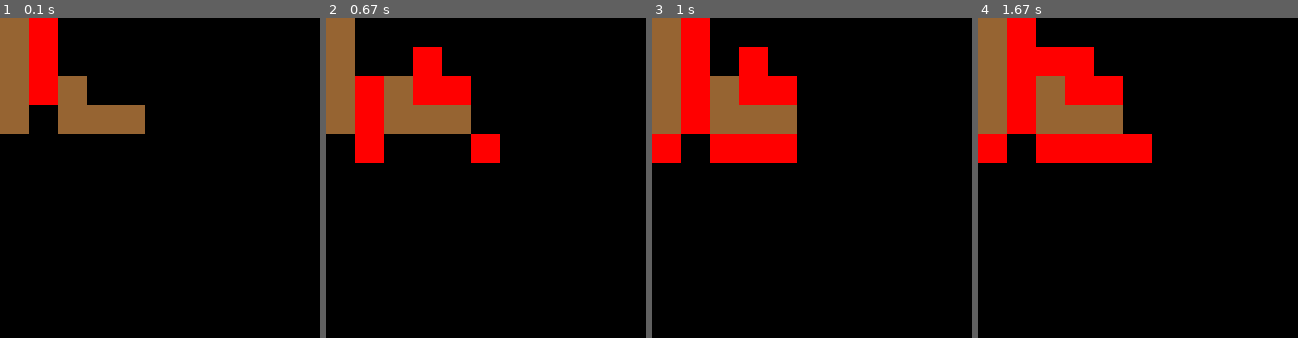
Above: before the commit, frames 1-4 (left to right).
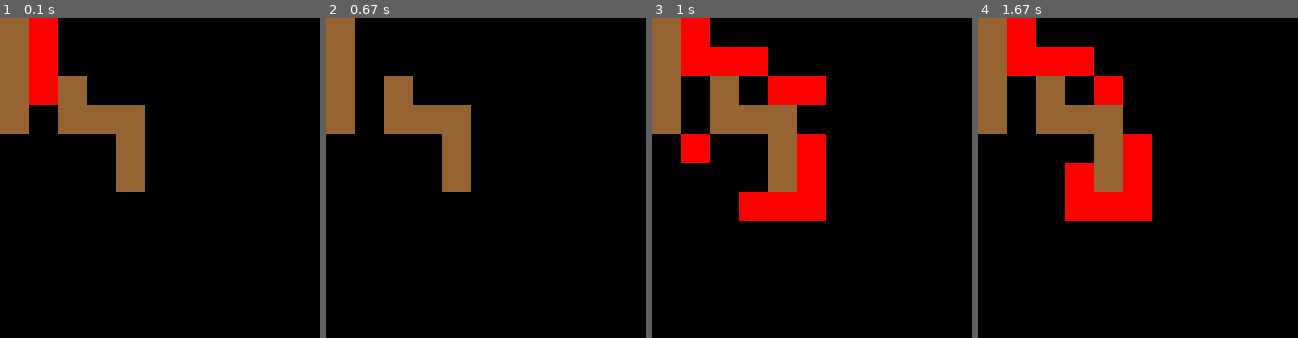
Above: after the commit, the same moments.

Repository: MohFakih/ignitus.ai
Game: pygame game, started from testSimulation.py
Two runs of this game, one before a commit and one after it. Both use one fixed random seed, a clock stepped at 60 frames per second and the inputs below.
Inputs:
- Up to frame 1 (0.1 s): no input
- Up to frame 2 (0.67 s): hold R from 0.33 s (still down)
- Up to frame 3 (1 s): release R at 0.8 s; tap R at 0.83 s
- Up to frame 4 (1.67 s): tap R at 1.17 s

The runs differ from the first frame. In frame 1, 1.6% of the frame differs, in the area x 36-46%, y 36-55%; in frame 2, 7.4%; in frame 3, 13%, in the area x 0-55%, y 9-64%; in frame 4, 11%.

Commit message:
OOP-ified the project. Wood destruction added

Diff:
--- a/Basic2DSim.py
+++ b/Basic2DSim.py
@@ -1,4 +1,33 @@
 import numpy as np
+import pygame
+
+
+TYPE_TO_CHAR = {}
+TYPE_TO_CHAR['air']  =' '
+TYPE_TO_CHAR['fire'] ='X'
+TYPE_TO_CHAR['block']='#'
+TYPE_TO_CHAR['wood'] ='W'
+
+
+BLACK = (0, 0, 0)
+RED   = (255, 0, 0)
+BROWN = (150, 100, 50)
+
+
+
+class CellFactory:
+    def __init__(self, parent_world, parent_grid):
+        self.parent_world = parent_world
+        self.parent_grid = parent_grid
+
+    def createCell(self, coords, block_type):
+        if block_type == 'air':
+            return Cell_AIR(coords, self.parent_world, self.parent_grid)
+        elif block_type == 'fire':
+            return Cell_FIRE(coords, self.parent_world, self.parent_grid)
+        elif block_type == 'wood':
+            return Cell_WOOD(coords, self.parent_world, self.parent_grid)
+
 
 
 class World:
@@ -23,7 +52,8 @@
         for line in s_list:
             x, y, block_type = line.split()
             x, y = int(x), int(y)
-            self.grid[x][y] = Cell((x, y), self, self.grid, block_type=block_type)
+            cellFactory = CellFactory(self, self.grid)
+            self.grid[x][y] = cellFactory.createCell((x, y), block_type)
 
     def load_grid_from_string(self, s):
         self.load_grid_from_string_list(s.splitlines())
@@ -40,7 +70,7 @@
             newGrid[i] = [None] * self.W
         return newGrid
 
-    def init_grid(self, default_type='air'):
+    def init_grid(self, block_type='air'):
         """
             Initialize the grid and fill it with default block types
         """
@@ -48,7 +78,8 @@
 
         for x in range(self.H):
             for y in range(self.W):
-                self.grid[x][y] = Cell((x, y), self, self.grid, default_type)
+                cellFactory = CellFactory(self, self.grid)
+                self.grid[x][y] = cellFactory.createCell((x, y), block_type)
 
     def list_cells(self):
         L = []
@@ -72,48 +103,21 @@
         for old_cell in self.list_cells():
             x = old_cell.x
             y = old_cell.y
-
-            countVicinitylames = 0
-            for vicinity_cell in old_cell.list_vicinity_cells():
-                if vicinity_cell.block.block_type == 'fire':
-                    countVicinitylames += 1
-
-            foundAdjacentFlammable = False
-            for adjacent_cell in old_cell.list_adjacent_cells():
-                if adjacent_cell.block.block_type == 'wood':
-                    foundAdjacentFlammable = True
-                    break
-
-            if old_cell.block.block_type == 'fire':
-                # Check for flammable adjacent:
-                if not foundAdjacentFlammable:
-                    newGrid[x][y] = Cell((x, y), self, newGrid, 'air')
-                else:
-                    # Check for flames in the vicinity
-                    if countVicinitylames < 4 and np.random.randn() < 0.2:
-                        newGrid[x][y] = Cell((x, y), self, newGrid, 'air')
-                    else:
-                        newGrid[x][y] = Cell((x, y), self, newGrid, 'fire')
-            elif old_cell.block.block_type == 'air':
-                if foundAdjacentFlammable:
-                    probability_of_fire = 0.04*countVicinitylames
-                    if np.random.randn() < probability_of_fire:
-                        newGrid[x][y] = Cell((x, y), self, newGrid, 'fire')
-                    else:
-                        newGrid[x][y] = Cell((x, y), self, newGrid, 'air')
-                else:
-                    newGrid[x][y] = Cell((x, y), self, newGrid, 'air')
-            else:
-                newGrid[x][y] = Cell((x, y), self, newGrid, old_cell.block.block_type)
+            newGrid[x][y] = old_cell.step(self, newGrid)
         self.grid = newGrid
 
+        for cell in self.list_cells():
+            cell.propagate(self.grid, self)
 
 class Cell:
     def __init__(self, coords, parent_world, parent_grid, block_type='air'):
         self.x, self.y = coords
         self.parent_world = parent_world
         self.parent_grid = parent_grid
-        self.block = Block(self, block_type)
+        self.block_type =  block_type
+        self.foundAdjacentFlammable = False
+        self.countVicinitylames = 0
+        self.color = BLACK
 
     # TODO: ALL OF THIS CAN BE PRECOMPUTED. i.e.: for each cell, have the indices of its vicnity/adjacents precomputed in some structure instead of computing them when needed.
     def list_cells_k_distant(self, k):
@@ -130,22 +134,79 @@
     def list_vicinity_cells(self):
         return self.list_cells_k_distant(k=2)
 
+    def addAdjacentFlammable(self):
+        self.foundAdjacentFlammable = True
+
+    def addVicinityFlame(self):
+        self.countVicinitylames += 1
+
     def serialize(self):
-        return str(self.x) + " " + str(self.y) + " " + self.block.block_type+"\n"
+        return str(self.x) + " " + str(self.y) + " " + self.block_type+"\n"
 
     def __str__(self):
-        return str(self.block)
-
-
-type_to_char = {}
-type_to_char['air']  =' '
-type_to_char['fire'] ='X'
-type_to_char['block']='#'
-type_to_char['wood'] ='W'
-class Block:
-    def __init__(self, occupying_cell, block_type='air'):
-        self.block_type = block_type
-        self.occupying_cell = occupying_cell
-
-    def __str__(self):
-        return type_to_char[self.block_type]
+        return TYPE_TO_CHAR[self.block_type]
+
+    def step(self, newWorld, newGrid):
+        pass
+
+    def propagate(self, newWorld, newGrid):
+        pass
+
+    def getRect(self, block_width, block_height):
+        return [self.x * block_width, self.y * block_height, block_width, block_height]
+
+    def draw(self, screen, block_width, block_height):
+        rect = self.getRect(block_width, block_height)
+        pygame.draw.rect(screen, self.color, rect)
+
+class Cell_FIRE(Cell):
+    def __init__(self, coords, parent_world, parent_grid):
+        super().__init__(coords, parent_world, parent_grid, 'fire')
+        self.color = RED
+
+    def step(self, newWorld, newGrid):
+        if not self.foundAdjacentFlammable:
+            return Cell_AIR((self.x, self.y), newWorld, newGrid)
+        else:
+            # Check for flames in the vicinity
+            if self.countVicinitylames < 4 and np.random.randn() < 0.2:
+                return Cell_AIR((self.x, self.y), newWorld, newGrid)
+            else:
+                return Cell_FIRE((self.x, self.y), newWorld, newGrid)
+
+    def propagate(self, newWorld, newGrid):
+        for cell in self.list_vicinity_cells():
+            cell.addVicinityFlame()
+
+
+class Cell_WOOD(Cell):
+    def __init__(self, coords, parent_world, parent_grid, hp=100):
+        super().__init__(coords, parent_world, parent_grid, 'wood')
+        self.hp = hp
+        self.color = BROWN
+
+    def step(self, newWorld, newGrid):
+        damage = self.countVicinitylames
+        newHP = self.hp-damage
+        if newHP <= 0:
+            return Cell_AIR((self.x, self.y), newWorld, newGrid)
+        else:
+            return Cell_WOOD((self.x, self.y), newWorld, newGrid, newHP)
+
+    def propagate(self, newWorld, newGrid):
+        for cell in self.list_adjacent_cells():
+            cell.addAdjacentFlammable()
+
+
+
+class Cell_AIR(Cell):
+    def __init__(self, coords, parent_world, parent_grid):
+        super().__init__(coords, parent_world, parent_grid, 'air')
+        self.color = BLACK
+
+    def step(self, newWorld, newGrid):
+        if self.foundAdjacentFlammable:
+            probability_of_fire = 0.04*self.countVicinitylames
+            if np.random.randn() < probability_of_fire:
+                return Cell_FIRE((self.x, self.y), newWorld, newGrid)
+        return Cell_AIR((self.x, self.y), newWorld, newGrid)
--- a/testSimulation.py
+++ b/testSimulation.py
@@ -10,9 +10,6 @@
 size = width, height = 320, 320
 block_width = width/world.W
 block_height= height/world.H
-BLACK = (0, 0, 0)
-RED   = (255, 0, 0)
-BROWN = (150, 100, 50)
 screen = pygame.display.set_mode(size)
 while 1:
     for event in pygame.event.get():
@@ -21,16 +18,10 @@
         if event.type == pygame.KEYDOWN:
             if pygame.key.get_pressed()[pygame.K_r]:
                 world.step()
+                print(str(world))
 
     screen.fill(BLACK)
     for cell in world.list_cells():
-        rect = [cell.x * block_width, cell.y * block_height, block_width, block_height]
-        block_type = cell.block.block_type
-        if block_type == 'air':
-            pygame.draw.rect(screen, BLACK, rect)
-        elif block_type == 'wood':
-            pygame.draw.rect(screen, BROWN, rect)
-        elif block_type == 'fire':
-            pygame.draw.rect(screen, RED, rect)
+        cell.draw(screen, block_width, block_height)
 
     pygame.display.flip()
Not shown, changed: TestFireSpread.world
